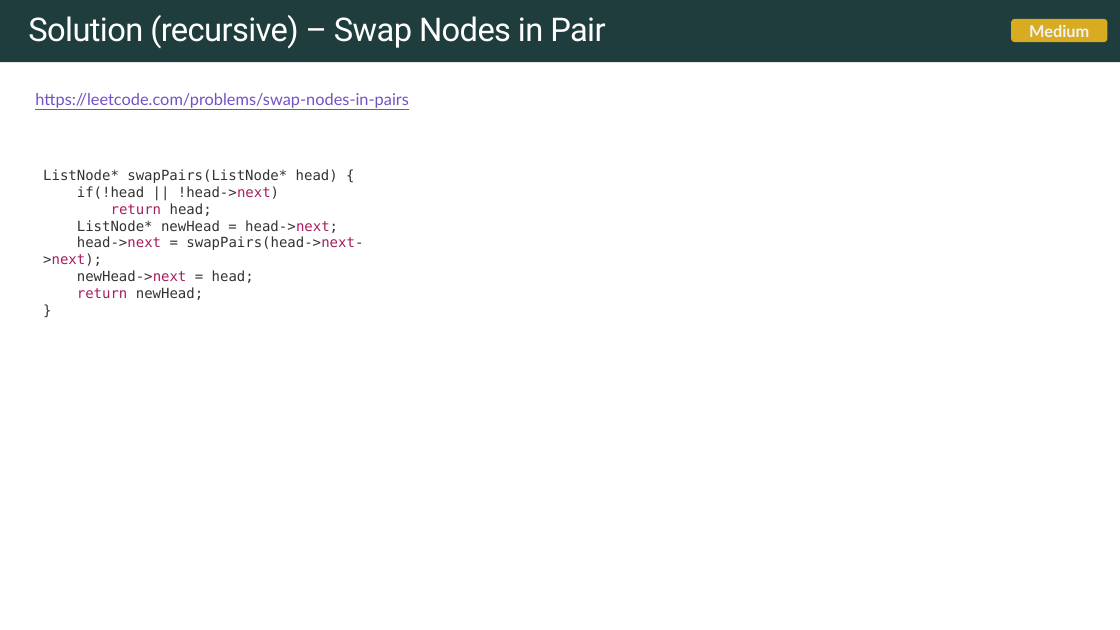
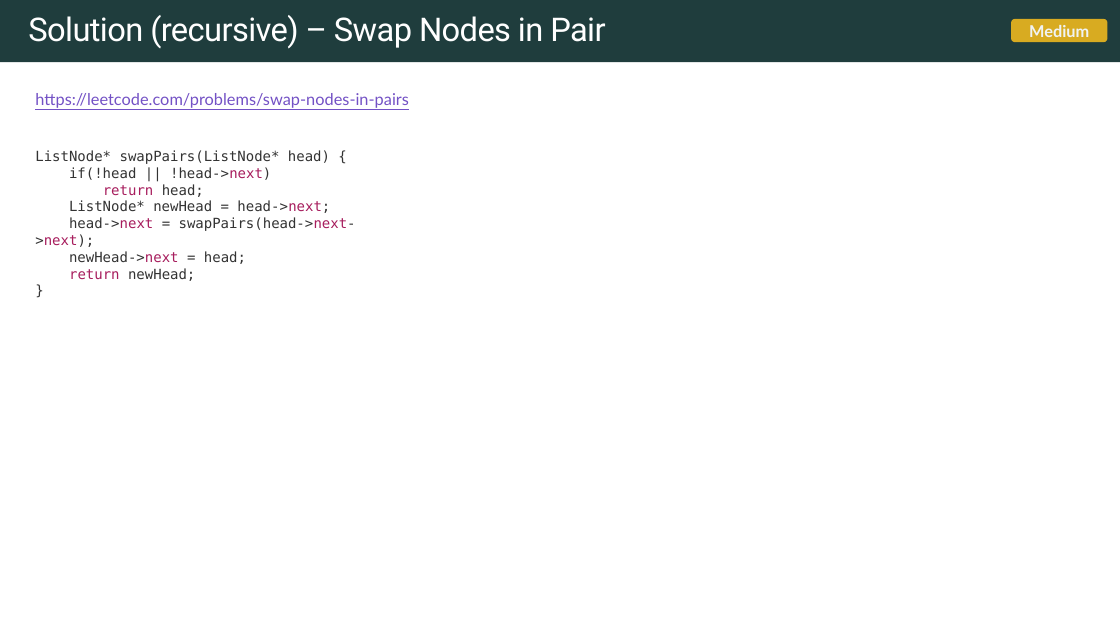
Before and after one commit to rfdavid/coding-interview-handbook-cpp, a slide deck: slide 176 of Algorithm and problem Solving Cheatsheet.pptm (slide 117 before the commit). Drawn at 1120x630 pixels with LibreOffice and Linux fonts; fonts in the diff are those of the drawing. Boxes give left, top, right and bottom in pixels: in the first picture for what was removed or moved away, otherwise in the second. Text is boxed around its words. In the diff, an @@ line names an element or a change of style, - is before the commit and + after.

```diff
--- a/Algorithm and problem Solving Cheatsheet.pptm
+++ b/Algorithm and problem Solving Cheatsheet.pptm
@@ text "ListNode* swapPairs(ListNode* head) { if(!head ...": place and size @@
-text "ListNode* swapPairs(ListNode* head) { if(!head ..." at (43, 169, 363, 300)
+text "ListNode* swapPairs(ListNode* head) { if(!head ..." at (35, 150, 356, 281)
```
Also in this commit, not shown: 13 other slides changed, 75 slides added, 1 slide removed, 17 other files.
